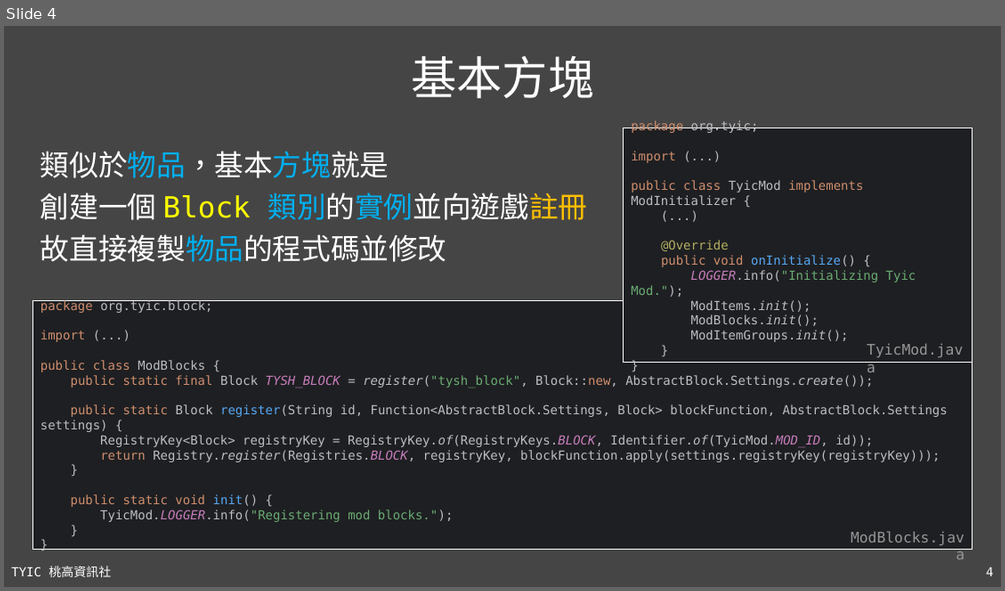
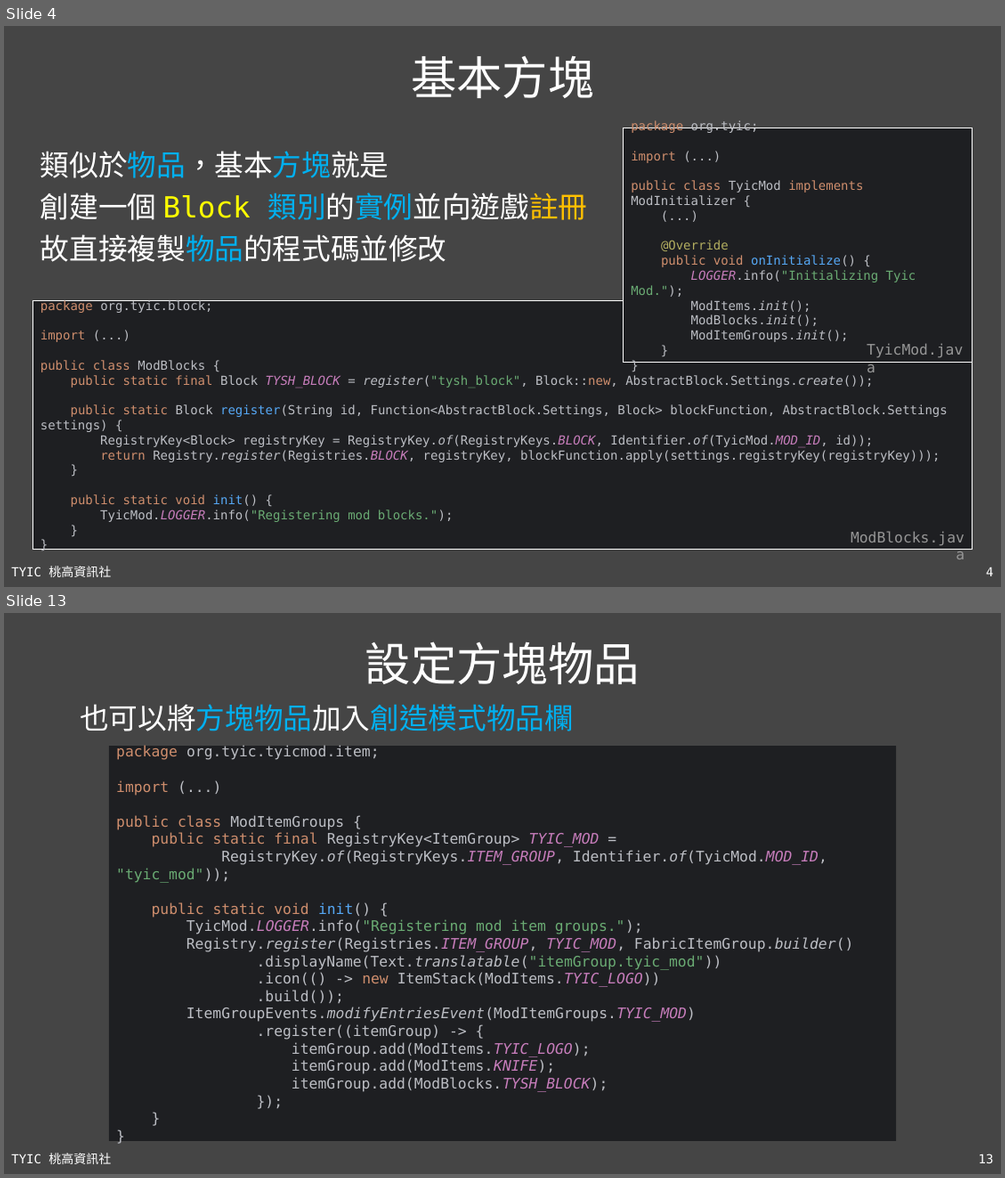
Before and after one commit to TYSHIC/slides, a slide deck: ppt/52_Java專案：方塊.pptx. Shown one above the other, each under a label of ours: slide 4 before the commit, slides 4 and 13 after it; the slides between them are not shown. The pictures are 1005x591 and 1005x1178 pixels, drawn with LibreOffice and Linux fonts; fonts in the diff are those of the drawing. Boxes give left, top, right and bottom in pixels: in the first picture for what was removed or moved away, otherwise in the second. Text is boxed around its words. In the diff, an @@ line names an element or a change of style, - is before the commit and + after.

```diff
--- a/ppt/52_Java專案：方塊.pptx
+++ b/ppt/52_Java專案：方塊.pptx
@@ slide 13 added at [4, 613, 1001, 1174], background #454545; not listed: 2 template elements that a slide beside it also shows @@
@@ title added at [365, 641, 639, 684], 44 pt, text #FFFFFF @@
+設定方塊物品
@@ text added at [80, 704, 574, 731], 28 pt, text #00B0F0 @@
+也可以將方塊物品加入創造模式物品欄
@@ rectangle added at [109, 746, 896, 1140], fill #1E1F22, 14 pt, text #BCBEC4 @@
+package org.tyic.tyicmod.item;
+import (...)
+public class ModItemGroups {
+public static final RegistryKey<ItemGroup> TYIC_MOD =
+RegistryKey.of(RegistryKeys.ITEM_GROUP, Identifier.of(TyicMod.MOD_ID, "tyic_mod"));
+public static void init() {
+TyicMod.LOGGER.info("Registering mod item groups.");
+Registry.register(Registries.ITEM_GROUP, TYIC_MOD, FabricItemGroup.builder()
+.displayName(Text.translatable("itemGroup.tyic_mod"))
+.icon(() -> new ItemStack(ModItems.TYIC_LOGO))
+.build());
+ItemGroupEvents.modifyEntriesEvent(ModItemGroups.TYIC_MOD)
+.register((itemGroup) -> {
+itemGroup.add(ModItems.TYIC_LOGO);
+itemGroup.add(ModItems.KNIFE);
+itemGroup.add(ModBlocks.TYSH_BLOCK);
+});
+}
+}
```
Also in this commit, not shown: 3 slides changed, 9 other slides added, 4 other files.
